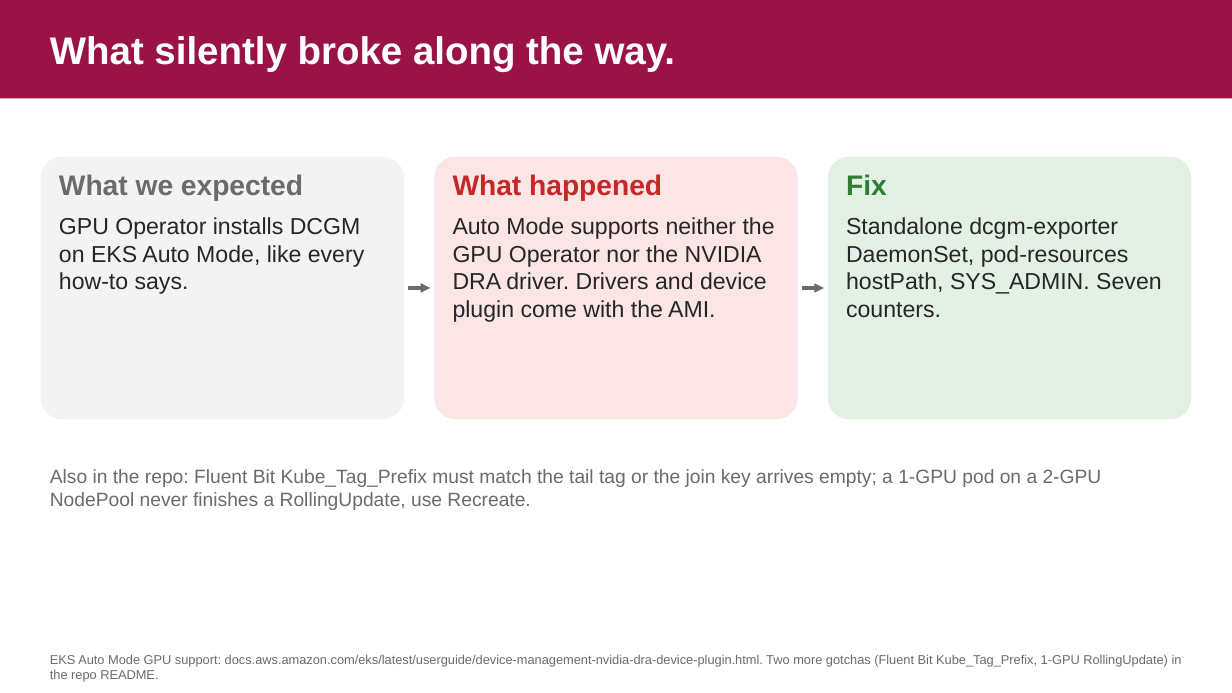
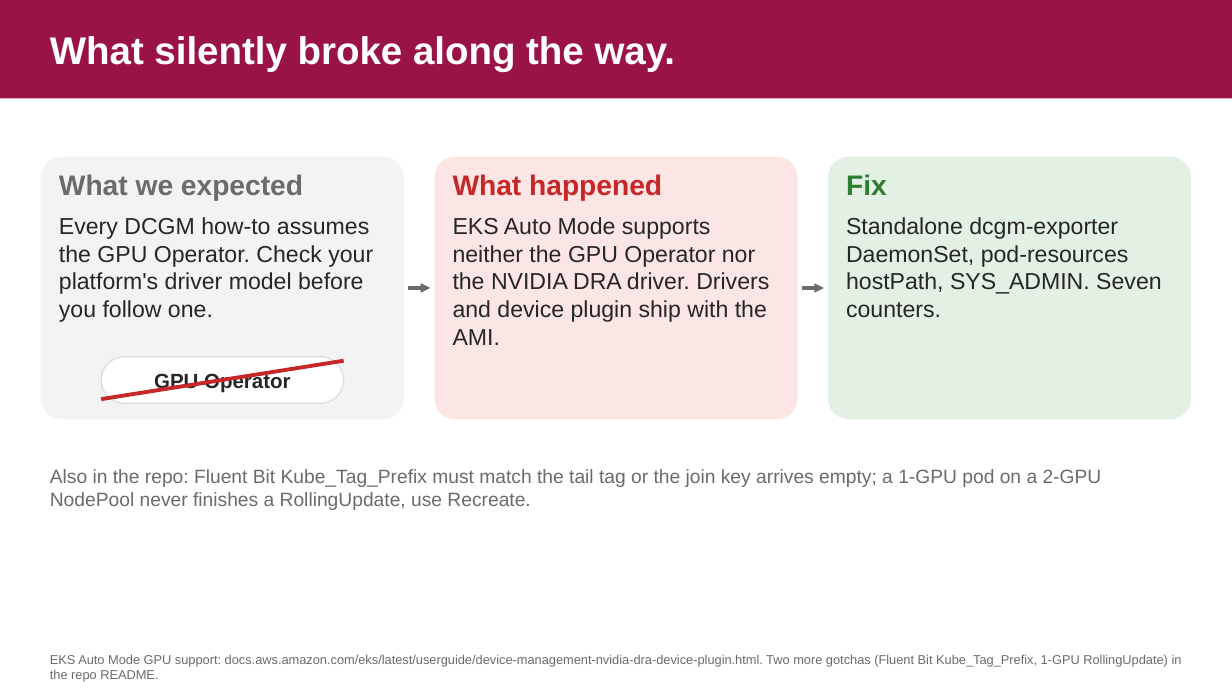
Before and after one commit to danilosilvase/gpu-observability-kubecon-na-2026, a slide deck: slide 18 of deck/kubecon-na-2026-v4.pptx. Drawn at 1232x693 pixels with LibreOffice and Linux fonts; fonts in the diff are those of the drawing; background and template pictures are left out. Boxes give left, top, right and bottom in pixels: in the first picture for what was removed or moved away, otherwise in the second. Text is boxed around its words. In the diff, an @@ line names an element or a change of style, - is before the commit and + after.

```diff
--- a/deck/kubecon-na-2026-v4.pptx
+++ b/deck/kubecon-na-2026-v4.pptx
@@ text at [59,217,373,322]: text changed @@
-GPU Operator installs DCGM on EKS Auto Mode, like every how-to says.
+Every DCGM how-to assumes the GPU Operator. Check your platform's driver model before you follow one.
@@ text at [453,217,769,345]: text changed @@
-Auto Mode supports neither the GPU Operator nor the NVIDIA DRA driver. Drivers and device plugin come with the AMI.
+EKS Auto Mode supports neither the GPU Operator nor the NVIDIA DRA driver. Drivers and device plugin ship with the AMI.
@@ rounded rectangle added at [101,357,343,403], fill #FFFFFF, outline #DDDDDD 1 pt, 16 pt, text #262626, bold @@
+GPU Operator
@@ line added from (101, 399) to (344, 360), #C62828 3 pt @@
```
Also in this commit, not shown: 13 other slides changed, 3 other files.
